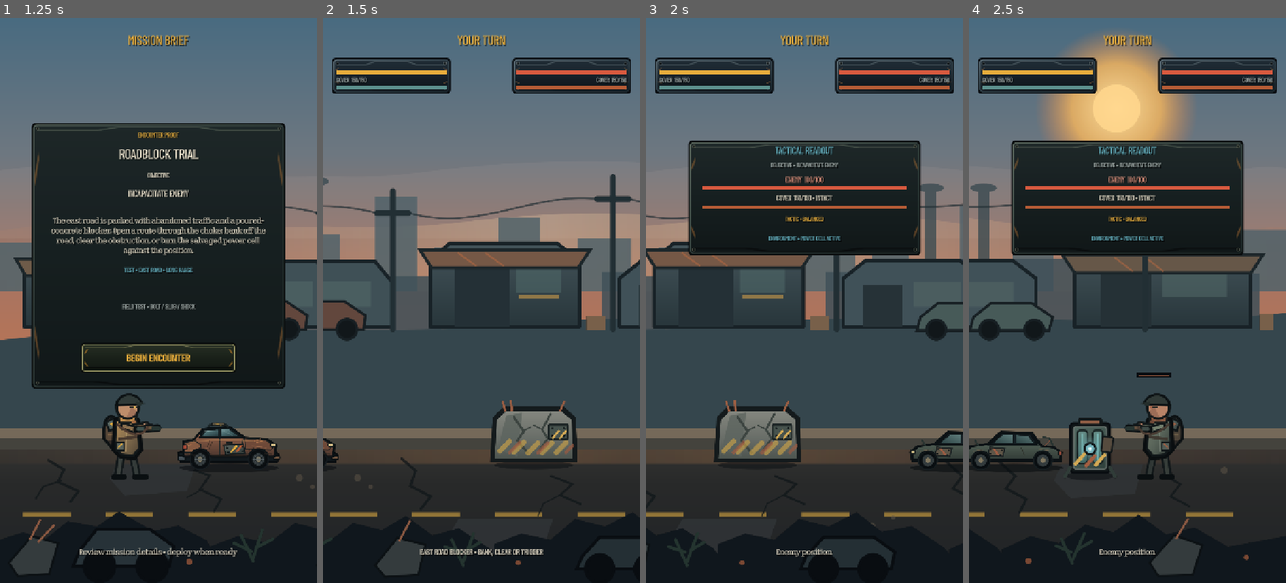
Above: before the commit, frames 1-4 (left to right).
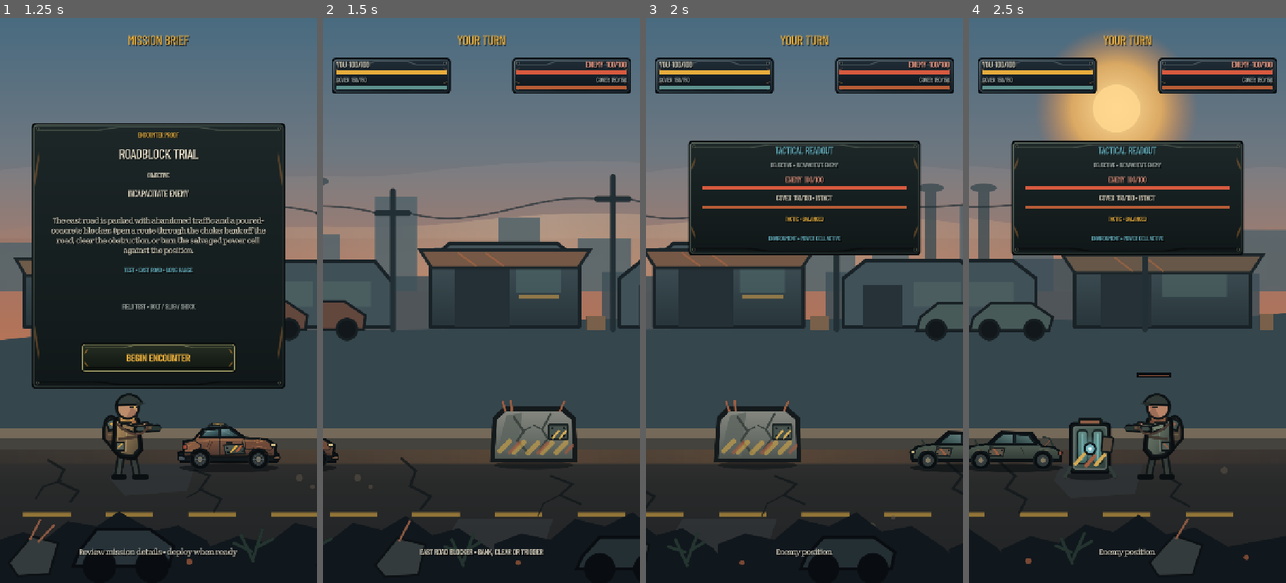
Above: after the commit, the same moments.

Repository: phantompixel-developer/FortKnocks
Game: Godot game, scene res://game/battle/battle.tscn
Two runs of this game, one before a commit and one after it. Both use one fixed random seed, a clock stepped at 60 frames per second and the inputs below. This scene is started directly instead of the project's main scene.
Inputs (mouse positions are in pixels of both pictures, inside the frame that each line leads up to):
- Up to frame 1 (1.25 s): click "1 ROADBLOCK TRIAL EAST ROAD •…" at 0.5 s
- Up to frame 2 (1.5 s): click "BEGIN ENCOUNTER" at 1.25 s
- Up to frame 3 (2 s): no input
- Up to frame 4 (2.5 s): move the mouse to (1197, 272) at 2.02 s; click (1197, 272) at 2.17 s

Frame 1 is identical in both runs. In frame 2, 0.2% of the frame differs, in the area x 4-96%, y 7-9%; in frame 3, 0.2%; in frame 4, 0.2%.

Commit message:
fix: preserve battle status and harden mission flow

Diff:
--- a/game/battle/battle_controller.gd
+++ b/game/battle/battle_controller.gd
@@ -1504,6 +1504,8 @@
 	mission_brief_card.visible = false
 	player_status_card.visible = true
 	enemy_status_card.visible = true
+	health_label.visible = true
+	enemy_health_label.visible = true
 	hint_label.text = "Scanning battlefield"
 	_start_player_turn(true)
 
@@ -1526,7 +1528,7 @@
 			effective_cover,
 		])
 	if _player_module != null:
-		lines.append("UTILITY • %s" % _player_module.display_name.to_upper())
+		lines.append("MODULE • %s" % _player_module.display_name.to_upper())
 
 	var rack := "BOLT"
 	if _campaign_weapon_ids.has("heavy_slug") and _campaign_weapon_ids.has("shock_capsule"):
@@ -1549,6 +1551,10 @@
 		"MISSION COMPLETE" if victory else "MISSION FAILED",
 	]
 	result_title_label.text = "VICTORY" if victory else "DEFEAT"
+	result_title_label.add_theme_color_override(
+		"font_color",
+		ThemeScript.HAZARD if victory else ThemeScript.SIGNAL
+	)
 	result_encounter_label.text = _current_mission.display_name.to_upper()
 	result_objective_label.text = "%s\n%s" % [
 		"OBJECTIVE SECURED" if victory else "OBJECTIVE FAILED",
@@ -1577,7 +1583,7 @@
 	if _progression_reward > 0:
 		result_clear_state_label.text = "FIRST CLEAR"
 		result_reward_label.text = "+%d SALVAGE" % _progression_reward
-		var next_mission := EncounterCatalogScript.by_id(_current_mission.next_mission_id)
+		var next_mission: MissionDefinition = EncounterCatalogScript.by_id(_current_mission.next_mission_id)
 		if next_mission != null:
 			result_unlock_label.text = "NEW ROUTE • %s" % next_mission.display_name.to_upper()
 		else:
